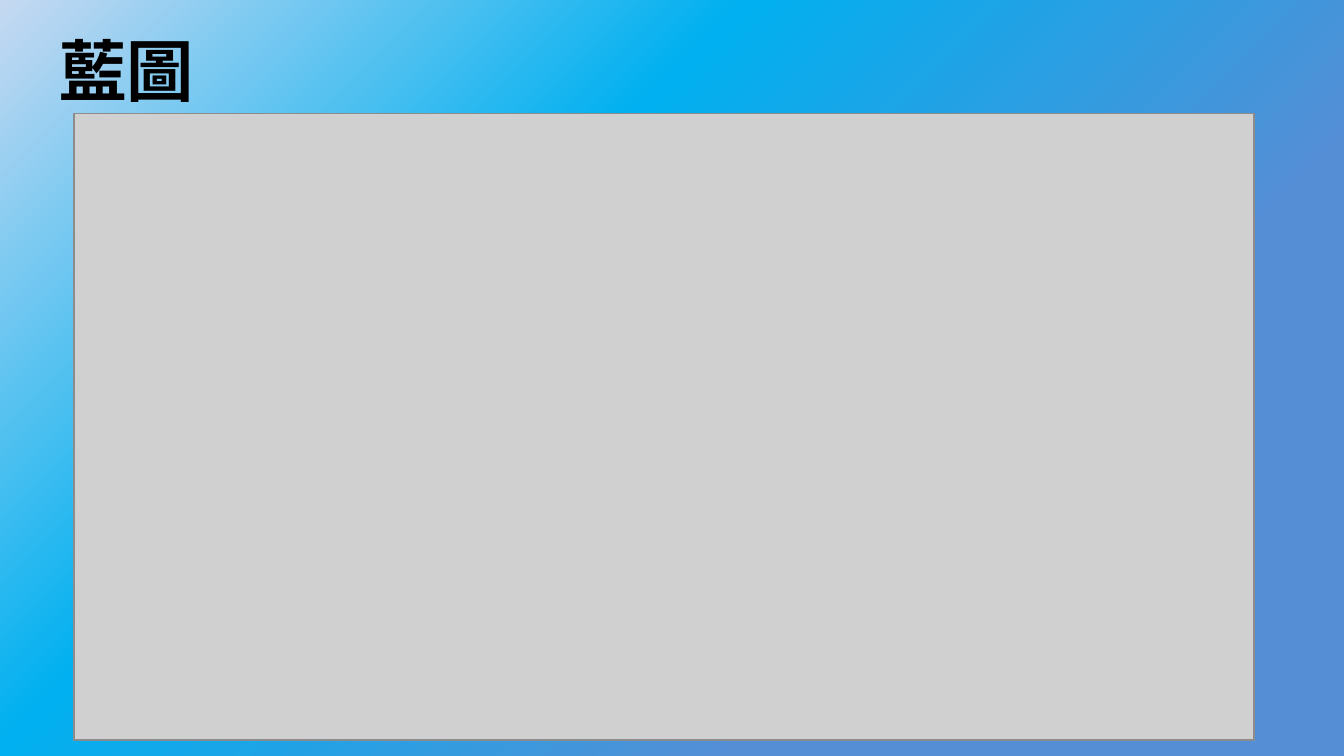
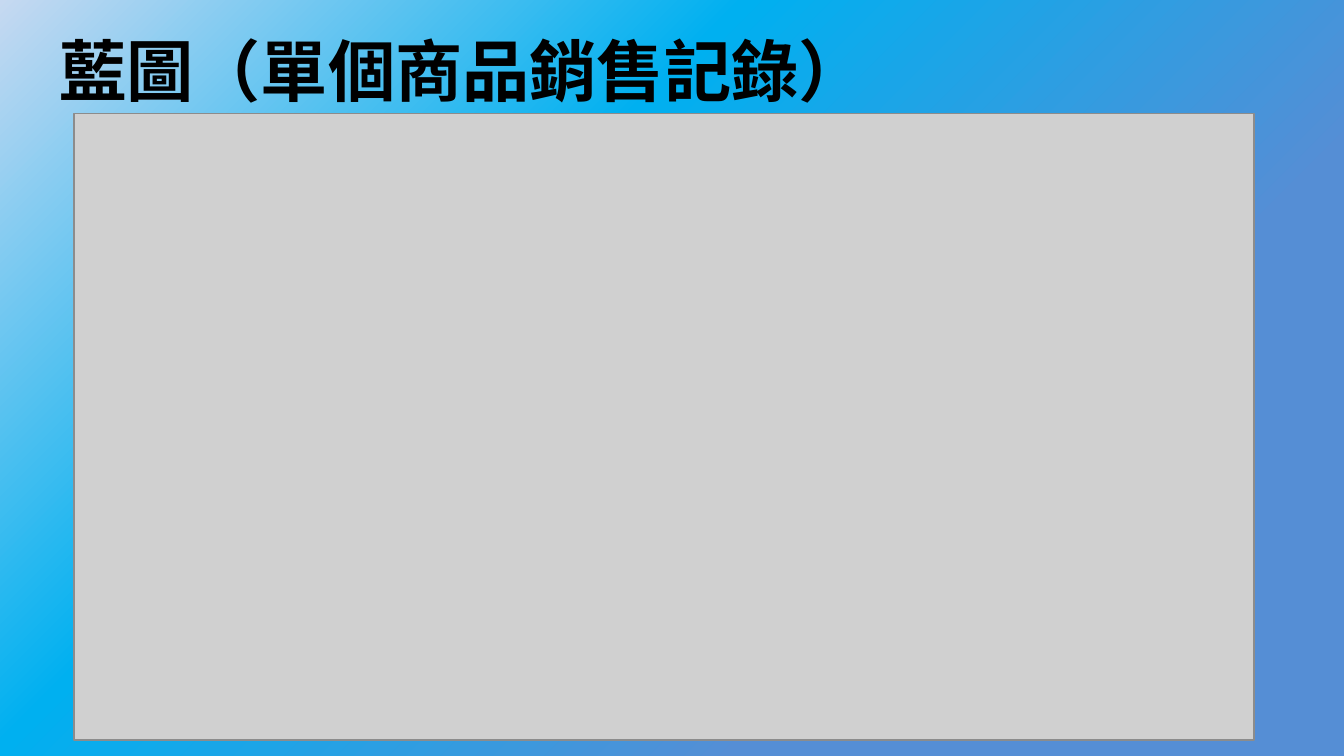
Before and after one commit to bnuby/Mobile-Application-Software, a slide deck: slide 9 of 系統分析/系統分析期中報告.pptx. Drawn at 1344x756 pixels with LibreOffice and Linux fonts; fonts in the diff are those of the drawing; grey boxes stand for pictures. Boxes give left, top, right and bottom in pixels: in the first picture for what was removed or moved away, otherwise in the second. Text is boxed around its words. In the diff, an @@ line names an element or a change of style, - is before the commit and + after.

```diff
--- a/系統分析/系統分析期中報告.pptx
+++ b/系統分析/系統分析期中報告.pptx
@@ title at (59, 27, 865, 112): text changed @@
-藍圖
+藍圖（單個商品銷售記錄）
```
Also in this commit, not shown: 6 other slides changed.
